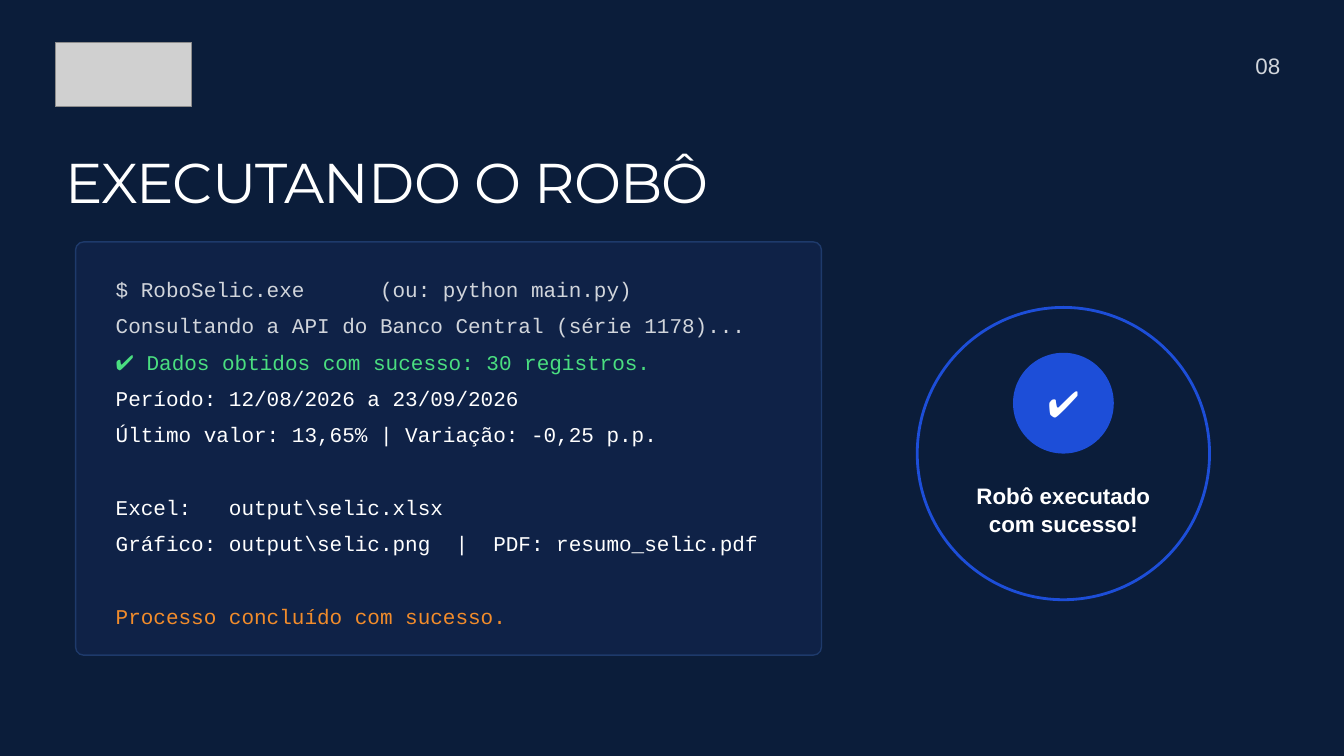
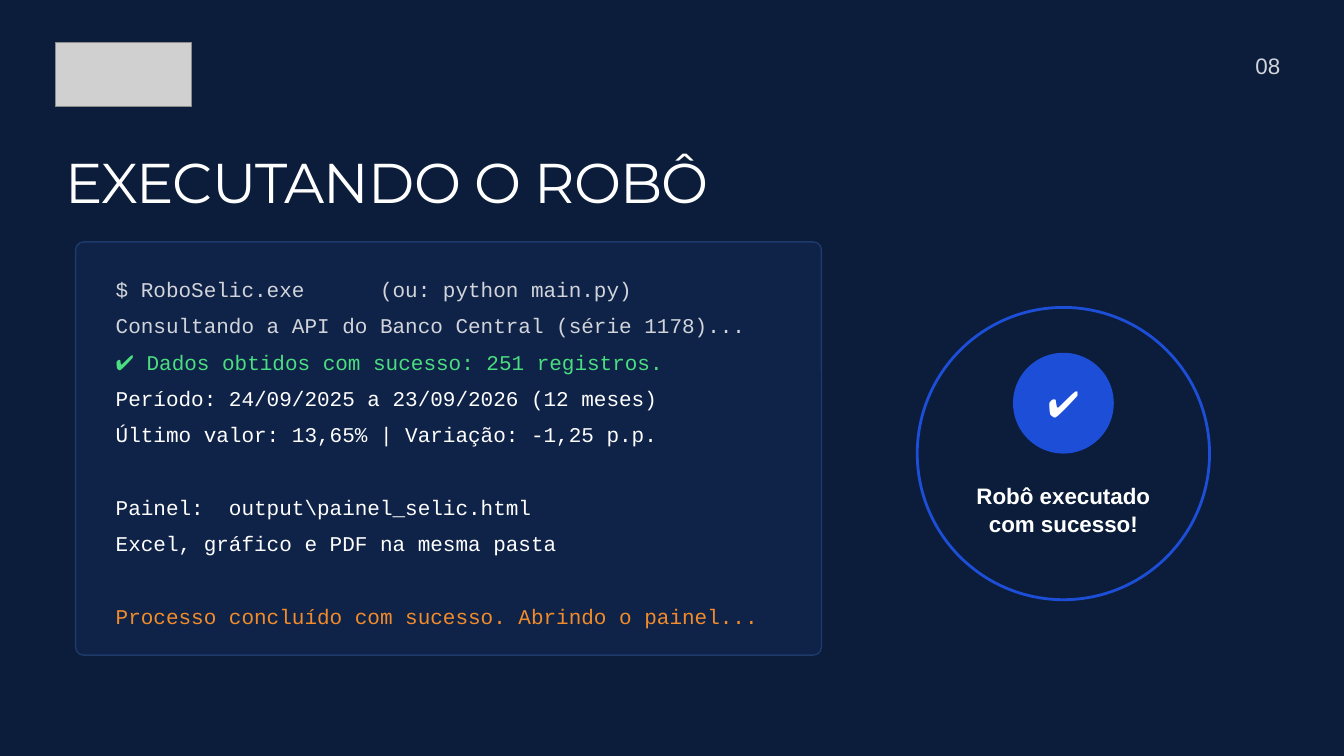
Before and after one commit to thaiza-commits/oficina-de-robos-bma, a slide deck: slide 8 of apresentacao/BMA-Oficina-de-Robos_com_QR.pptx. Drawn at 1344x756 pixels with LibreOffice and Linux fonts; fonts in the diff are those of the drawing; grey boxes stand for pictures. Boxes give left, top, right and bottom in pixels: in the first picture for what was removed or moved away, otherwise in the second. Text is boxed around its words. In the diff, an @@ line names an element or a change of style, - is before the commit and + after.

```diff
--- a/apresentacao/BMA-Oficina-de-Robos_com_QR.pptx
+++ b/apresentacao/BMA-Oficina-de-Robos_com_QR.pptx
@@ text at (147,355,663,375): text changed @@
-✔ Dados obtidos com sucesso: 30 registros.
+✔ Dados obtidos com sucesso: 251 registros.
@@ text at (116,391,657,411): text changed @@
-Período: 12/08/2026 a 23/09/2026
+Período: 24/09/2025 a 23/09/2026 (12 meses)
@@ text at (116,427,657,447): text changed @@
-Último valor: 13,65% | Variação: -0,25 p.p.
+Último valor: 13,65% | Variação: -1,25 p.p.
@@ text at (116,500,531,520): text changed @@
-Excel: output\selic.xlsx
+Painel: output\painel_selic.html
@@ text at (116,536,556,556): text changed @@
-Gráfico: output\selic.png | PDF: resumo_selic.pdf
+Excel, gráfico e PDF na mesma pasta
@@ text at (116,609,757,629): text changed @@
-Processo concluído com sucesso.
+Processo concluído com sucesso. Abrindo o painel...
```
Also in this commit, not shown: 7 other slides changed, 1 slide added, 21 other files.
